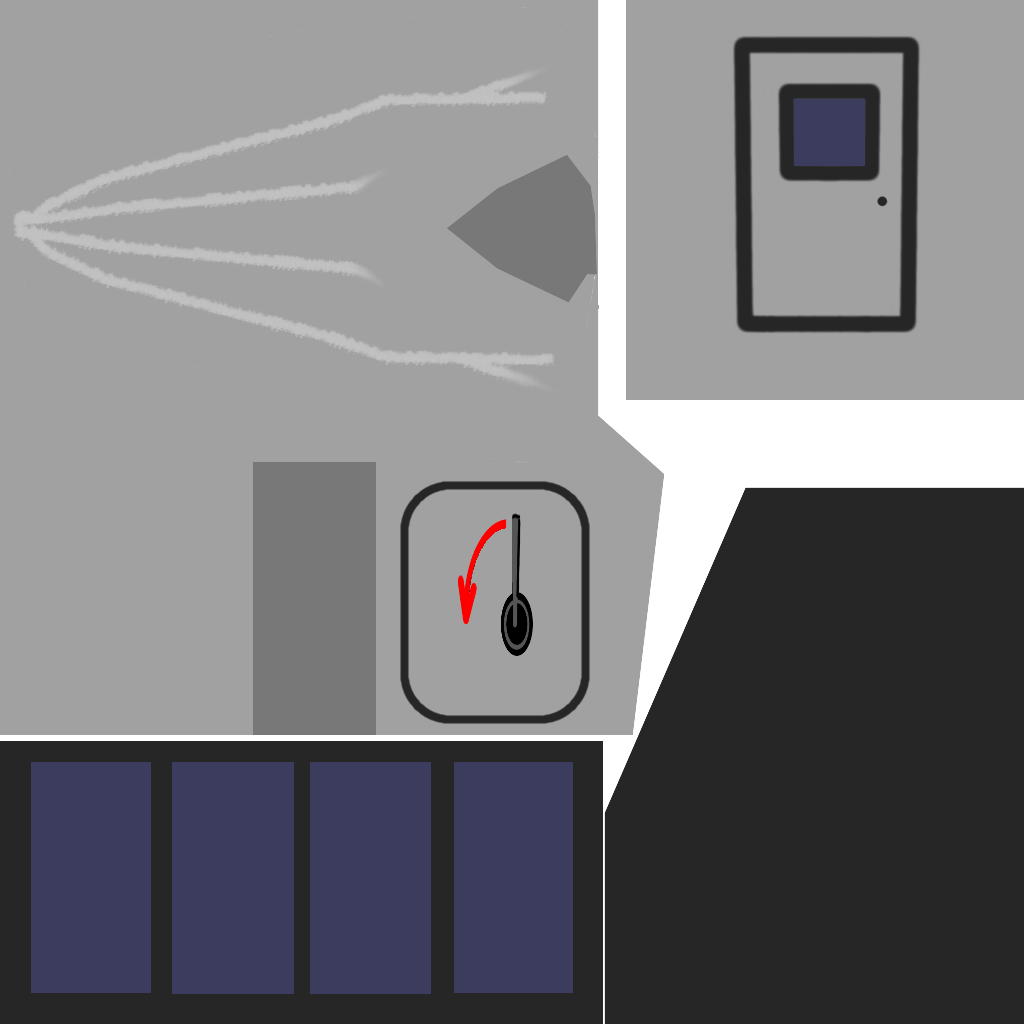
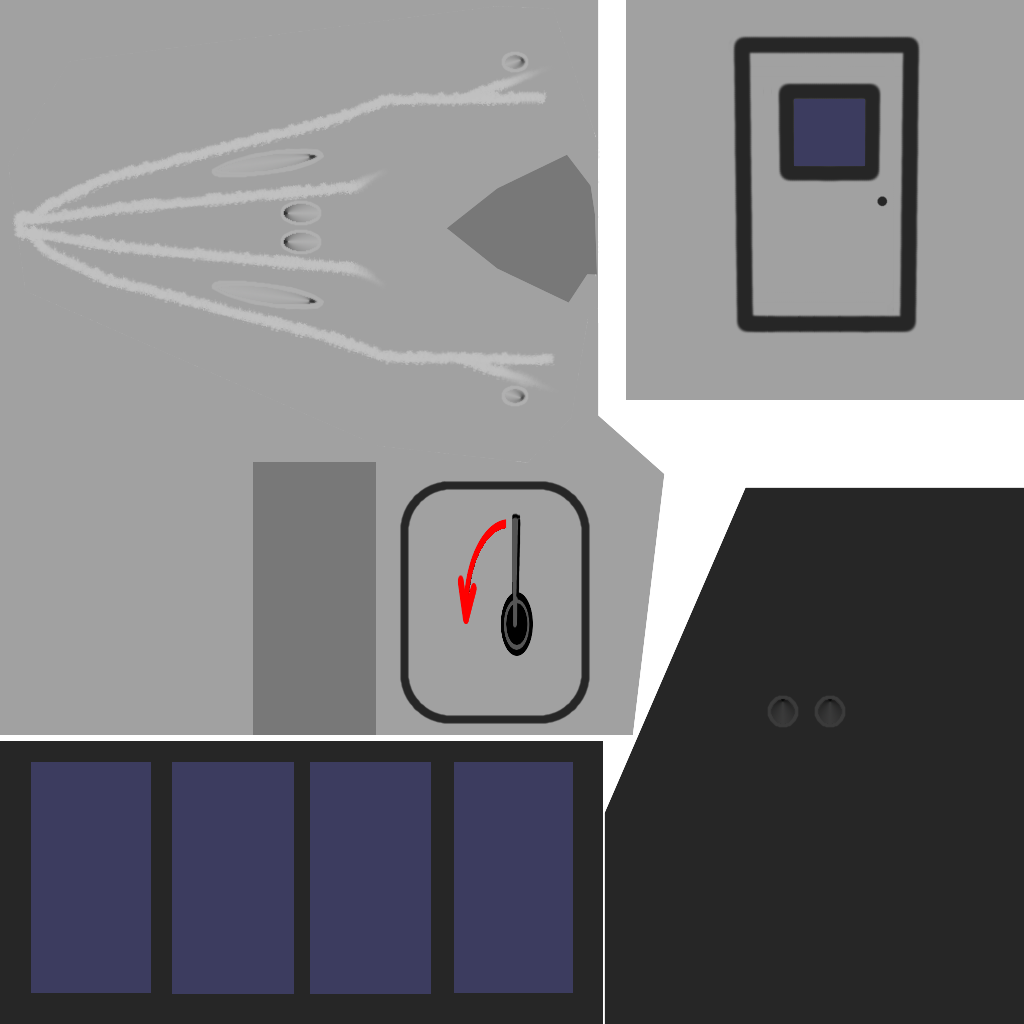
Layered file, before and after one edit (w=1024, h=1024). Changes by layer:
painted on "bottom" over (767, 695, 846, 728)
painted on "top" over (211, 51, 599, 407)
